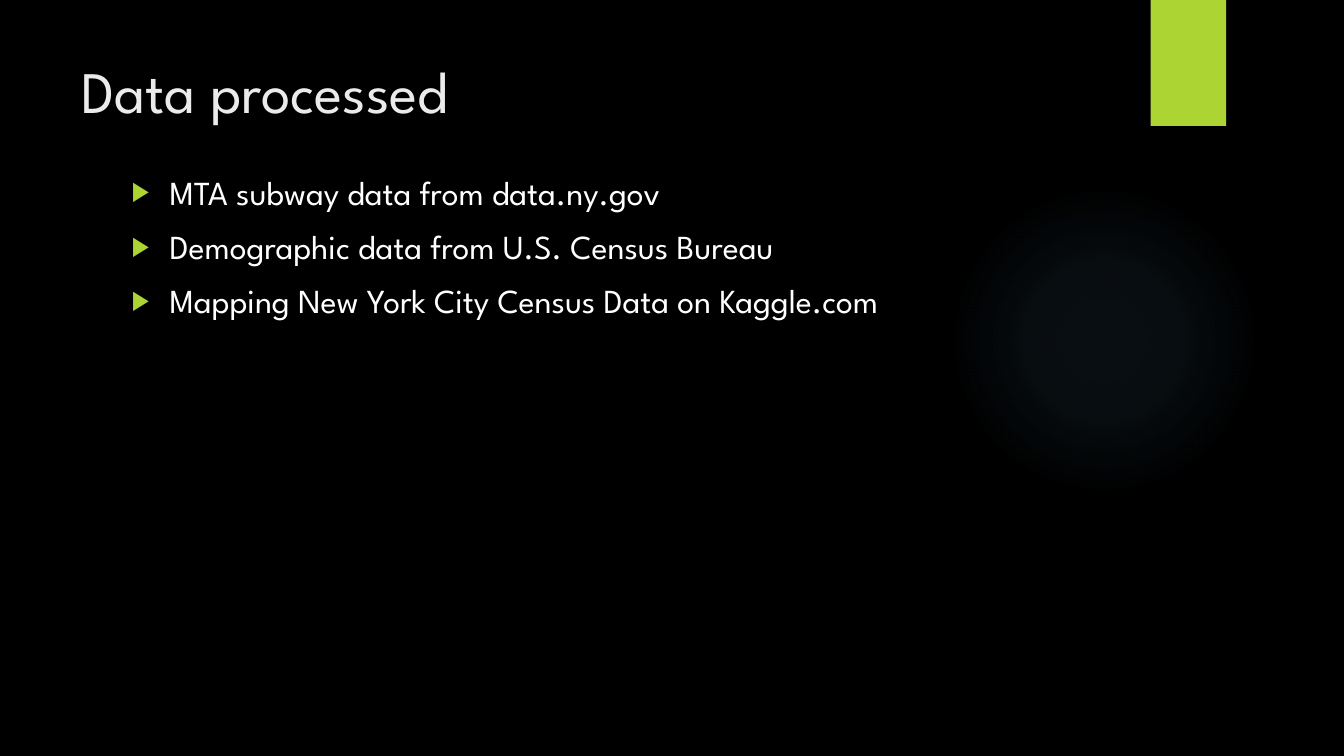
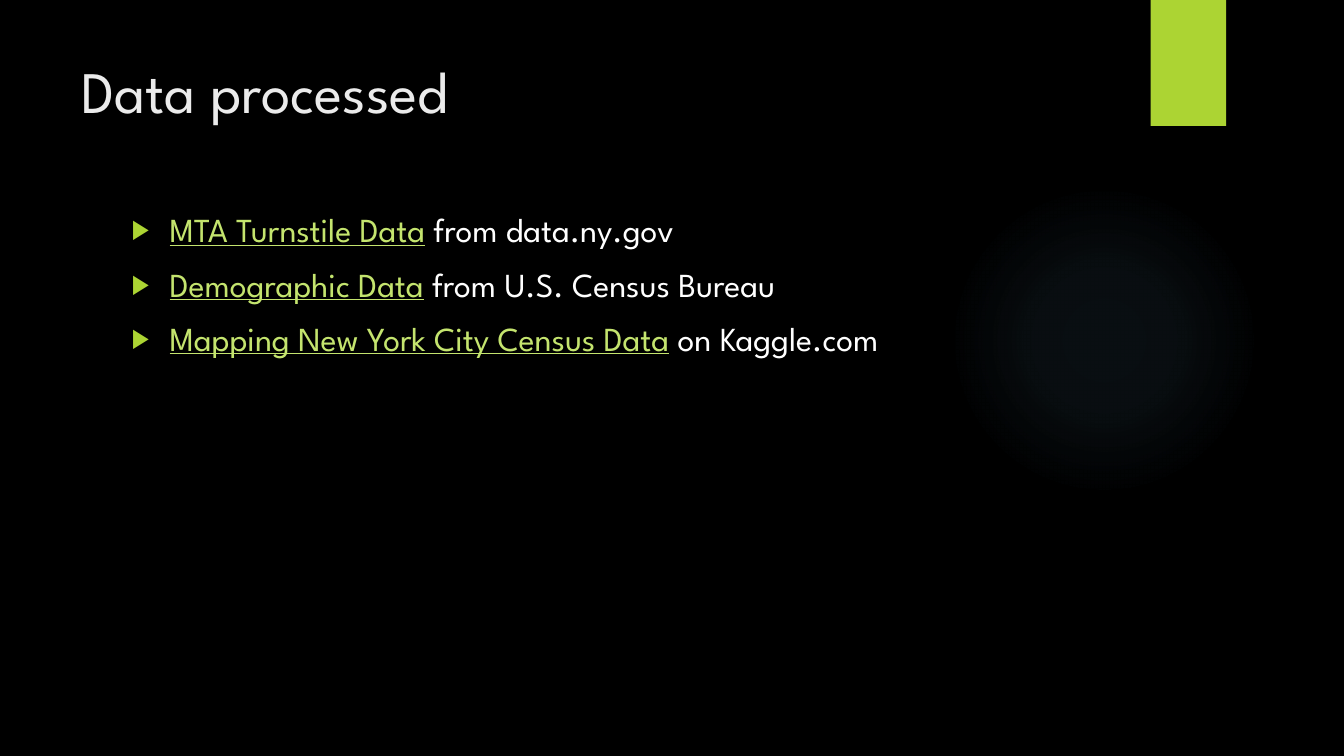
Before and after one commit to JNYH/projectbenson, a slide deck: slide 3 of OptimizeStreetTeamDeployment.pptx. Drawn at 1344x756 pixels with LibreOffice and Linux fonts; fonts in the diff are those of the drawing; background and template pictures are left out. Boxes give left, top, right and bottom in pixels: in the first picture for what was removed or moved away, otherwise in the second. Text is boxed around its words. In the diff, an @@ line names an element or a change of style, - is before the commit and + after.

```diff
--- a/OptimizeStreetTeamDeployment.pptx
+++ b/OptimizeStreetTeamDeployment.pptx
@@ text "MTA Turnstile Data from data.ny.gov": place and size @@
-text "MTA Turnstile Data from data.ny.gov" at (170,181,878,321)
+text "MTA Turnstile Data from data.ny.gov" at (170,218,879,359)
@@ text at (170,218,775,305): text changed @@
-▶ MTA subway data from data.ny.gov
-▶ Demographic data from U.S. Census Bureau
+▶ MTA Turnstile Data from data.ny.gov
+▶ Demographic Data from U.S. Census Bureau
@@ text at (170,328,879,359): text colour #FFFFFF to #C4E46E, underline on in "Mapping New York City Census Data" @@
```
Also in this commit, not shown: 8 other slides changed, 2 slides added, 1 slide removed.
